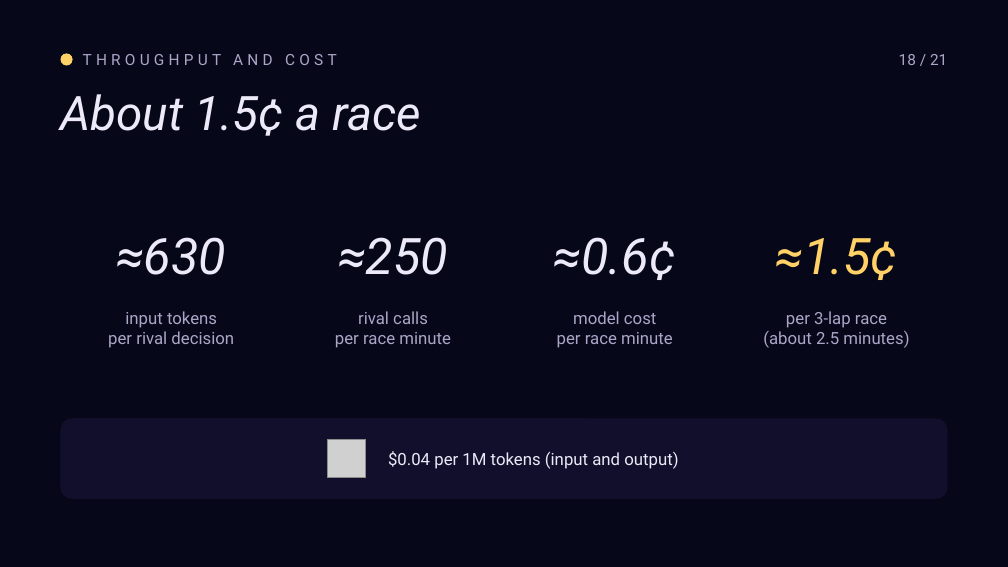
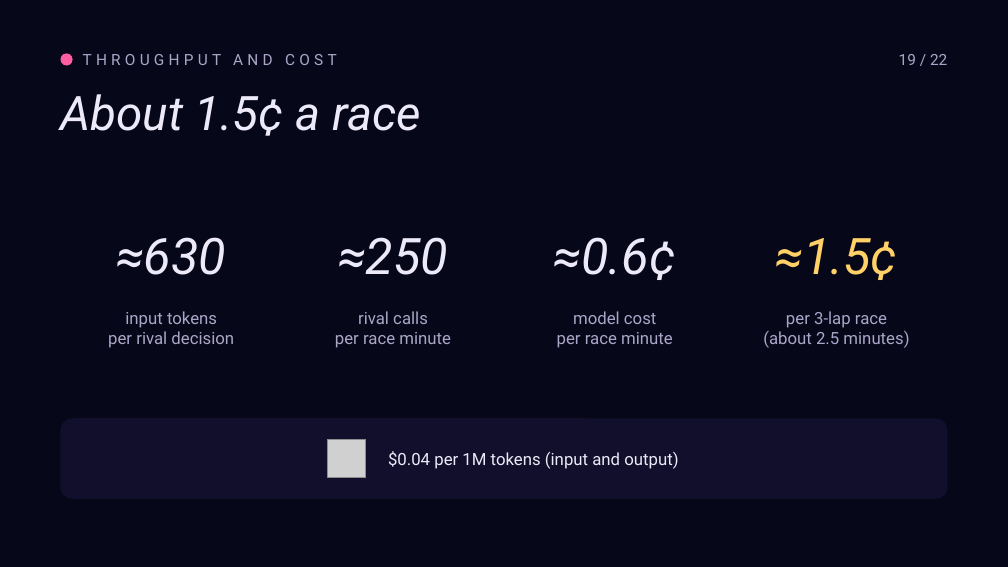
Before and after one commit to roryp/racing, a slide deck: slide 19 of docs/luna-gp-deck.pptx (slide 18 before the commit). Drawn at 1008x567 pixels with LibreOffice and Linux fonts; fonts in the diff are those of the drawing; grey boxes stand for pictures. Boxes give left, top, right and bottom in pixels: in the first picture for what was removed or moved away, otherwise in the second. Text is boxed around its words. In the diff, an @@ line names an element or a change of style, - is before the commit and + after.

```diff
--- a/docs/luna-gp-deck.pptx
+++ b/docs/luna-gp-deck.pptx
@@ ellipse at (60,53,73,66): fill #FFD166 to #FF5FA2 @@
@@ text at (899,54,947,65): text changed @@
-18 / 21
+19 / 22
```
Also in this commit, not shown: 14 other slides changed, 3 slides added, 2 slides removed, 2 other files.
